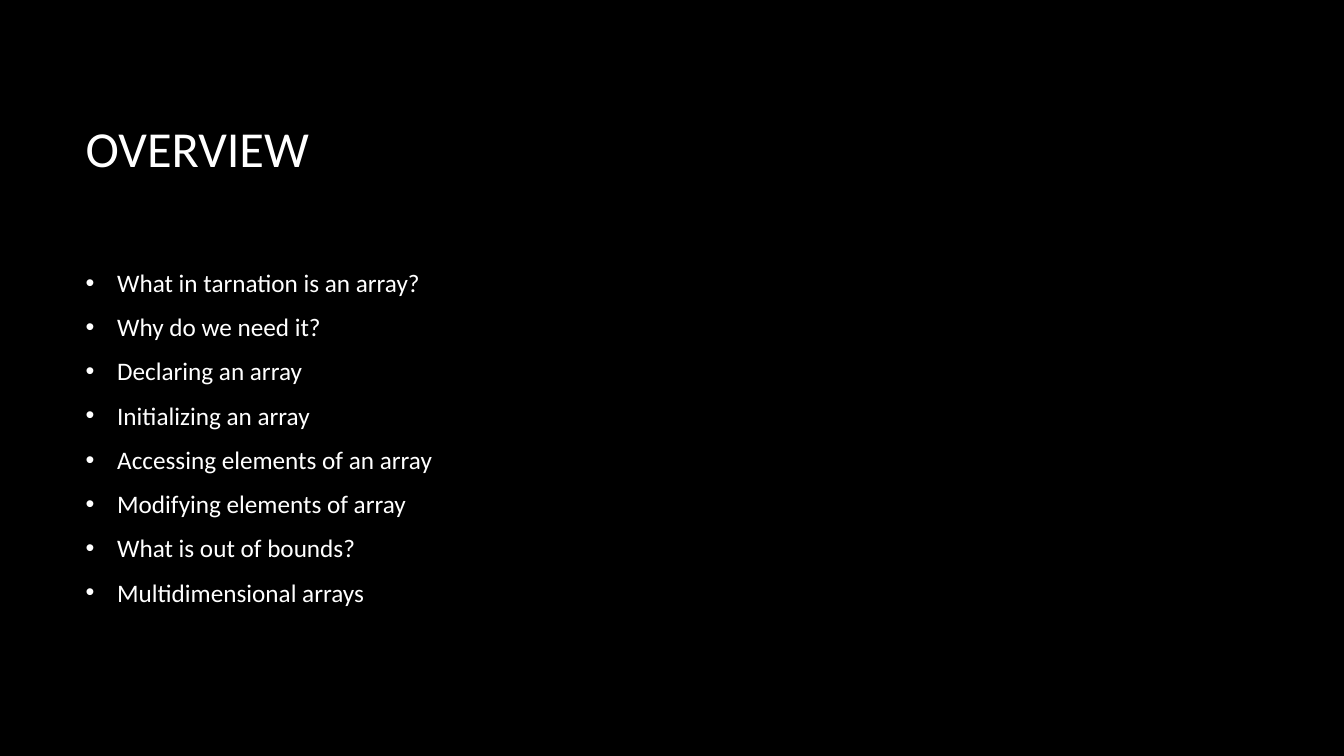
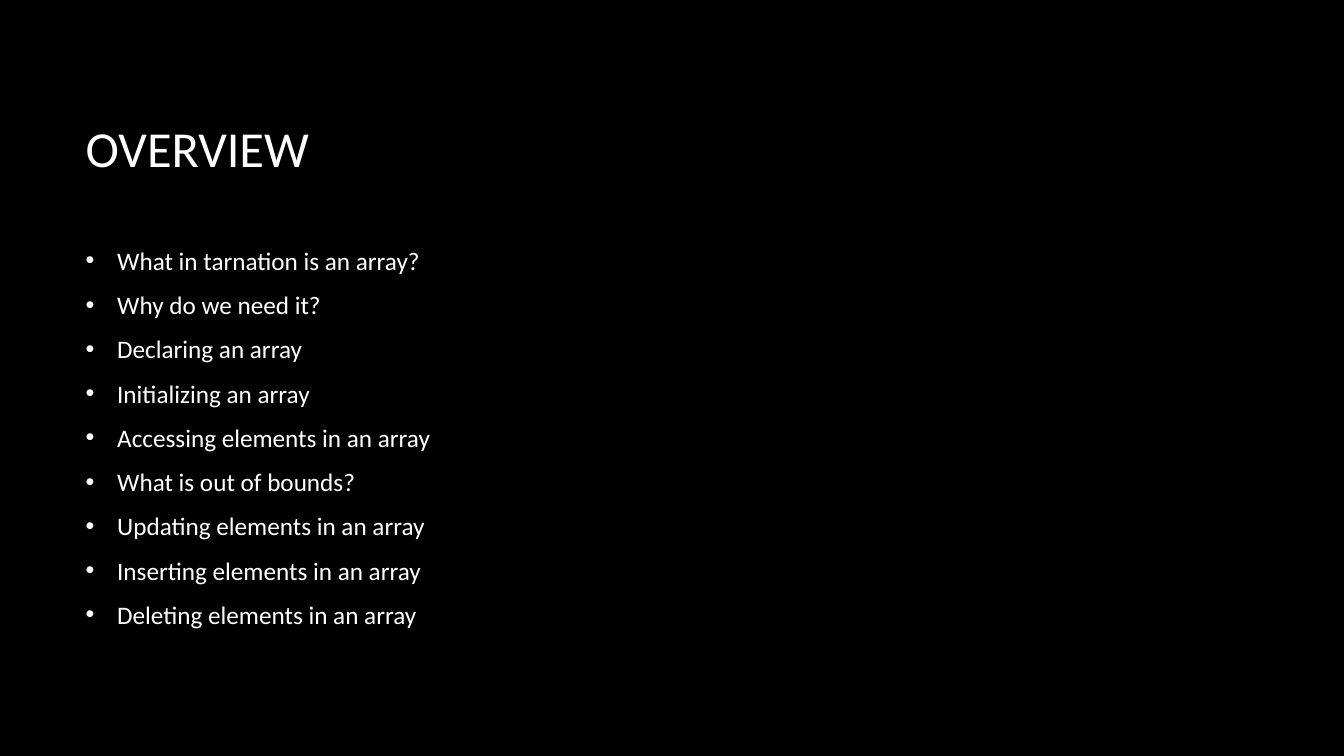
Before and after one commit to fopineda/C-Class, a slide deck: slide 16 of C-Course/Slides/Section6-Arrays.pptx (slide 12 before the commit). Drawn at 1344x756 pixels with LibreOffice and Linux fonts; fonts in the diff are those of the drawing; background and template pictures are left out. Boxes give left, top, right and bottom in pixels: in the first picture for what was removed or moved away, otherwise in the second. Text is boxed around its words. In the diff, an @@ line names an element or a change of style, - is before the commit and + after.

Commit message:
Finished Section6-Arrays

```diff
--- a/C-Course/Slides/Section6-Arrays.pptx
+++ b/C-Course/Slides/Section6-Arrays.pptx
@@ text at (x1=117, y1=429, x2=430, y2=452): text changed @@
-• Accessing elements of an array
-• Modifying elements of array
+• Accessing elements in an array
@@ text at (x1=117, y1=517, x2=424, y2=629): text changed @@
-• Multidimensional arrays
+• Updating elements in an array
+• Inserting elements in an array
+• Deleting elements in an array
```
Also in this commit, not shown: 4 other slides changed, 6 slides added, 2 slides removed, 13 other files.
